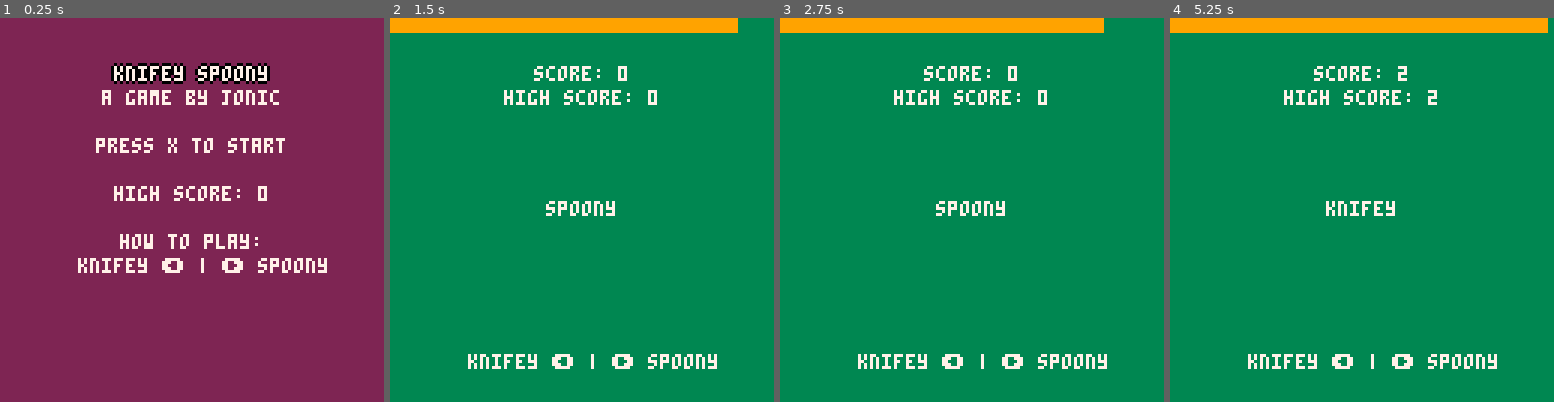
Above: before the commit, frames 1-4 (left to right).
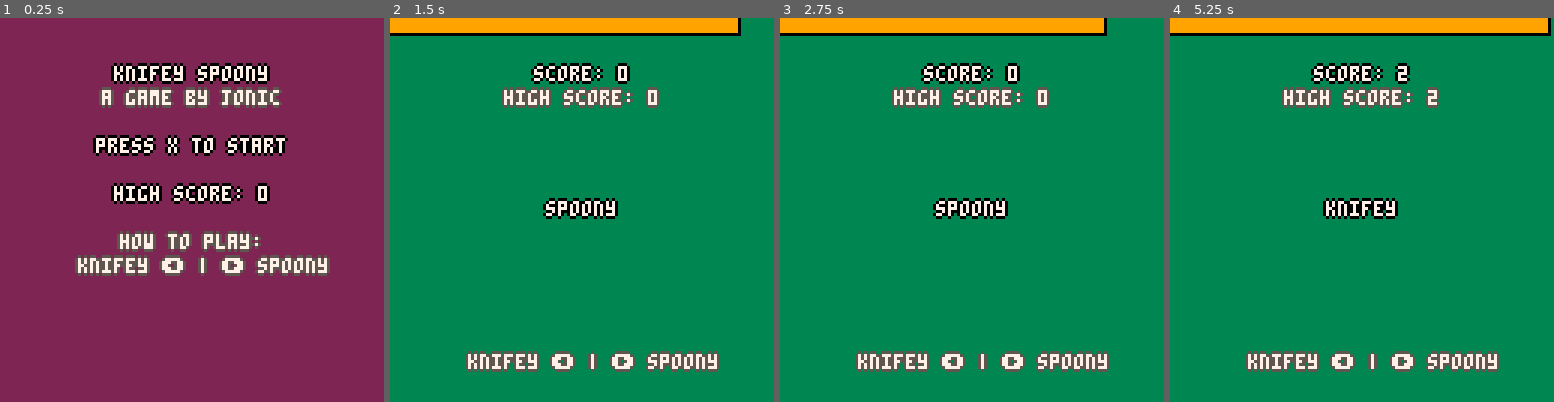
Above: after the commit, the same moments.

Repository: Jonic/knifey-spoony
Game: PICO-8 cartridge knifey-spoony.p8
Same seed, same stepped clock (60 frames per second), same inputs: the game is played once before the commit and once after it.
Inputs:
- Up to frame 1 (0.25 s): no input
- Up to frame 2 (1.5 s): tap X (X key) at 1.07 s
- Up to frame 3 (2.75 s): hold Left 1.97-2.37 s; tap X (X key) at 2.07, 2.4, 2.73 s
- Up to frame 4 (5.25 s): hold Right 2.87-3.53 s; tap X (X key) every 0.33 s from 3.07 to 5.07 s; hold Right 4.13-4.53 s; hold Left from 5.13 s (still down)

The runs differ from the first frame. In frame 1, 5.7% of the frame differs, in the area x 19-86%, y 17-68%; in frame 2, 4.4%; in frame 3, 4.3%; in frame 4, 4.5%.

Commit message:
Prettied up the text a bit

Diff:
--- a/knifey-spoony.p8
+++ b/knifey-spoony.p8
@@ -99,15 +99,15 @@
 
       rectfill(0, 0, 128, 128, 8)
 
-      text:show('game_over',       16, 7)
-      text:output(score_text,      32, 7)
-      text:output(high_score_text, 40, 7)
+      text:show('game_over',       16, 7, 0)
+      text:output(score_text,      32, 7, 0)
+      text:output(high_score_text, 40, 7, 0)
 
       if (high_score_beaten) then
-        text:show('high_score_beaten', 56, 7)
+        text:show('high_score_beaten', 56, 7, 0)
       end
 
-      text:show('play_again', 112, 7)
+      text:show('play_again', 112, 7, 5)
     end
   }
 end
@@ -187,11 +187,12 @@
 
       rectfill(0, 0, 128, 128, 3)
 
-      text:output(score_text, 16, 7)
-      text:output(high_score_text, 24, 7)
-      text:output(self.current_utensil, 61, 7)
-      text:show('instructions', 112, 7)
-
+      text:output(score_text, 16, 7, 0)
+      text:output(high_score_text, 24, 7, 5)
+      text:output(self.current_utensil, 61, 7, 0)
+      text:show('instructions', 112, 7, 5)
+
+      rectfill(0, 0, self:timeout_width() + 1, 5, 0)
       rectfill(0, 0, self:timeout_width(), 4, 9)
     end
   }
@@ -209,11 +210,11 @@
       rectfill(0, 0, 128, 128, 2)
 
       text:show('title',           16, 7, 0)
-      text:show('about',           24, 7)
-      text:show('start_game',      40, 7)
-      text:output(high_score_text, 56, 7)
-      text:show('how_to_play',     72, 7)
-      text:show('instructions',    80, 7)
+      text:show('about',           24, 7, 5)
+      text:show('start_game',      40, 7, 0)
+      text:output(high_score_text, 56, 7, 0)
+      text:show('how_to_play',     72, 7, 5)
+      text:show('instructions',    80, 7, 5)
     end
   }
 end
